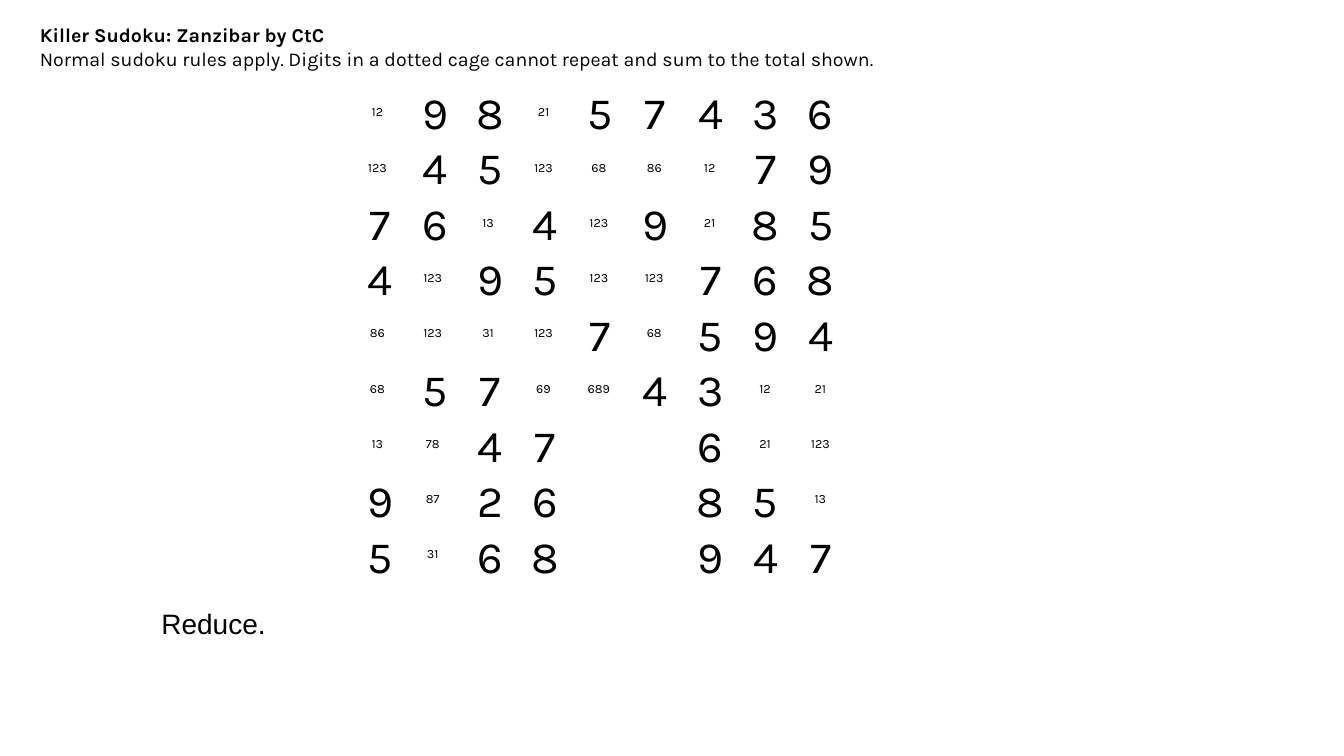
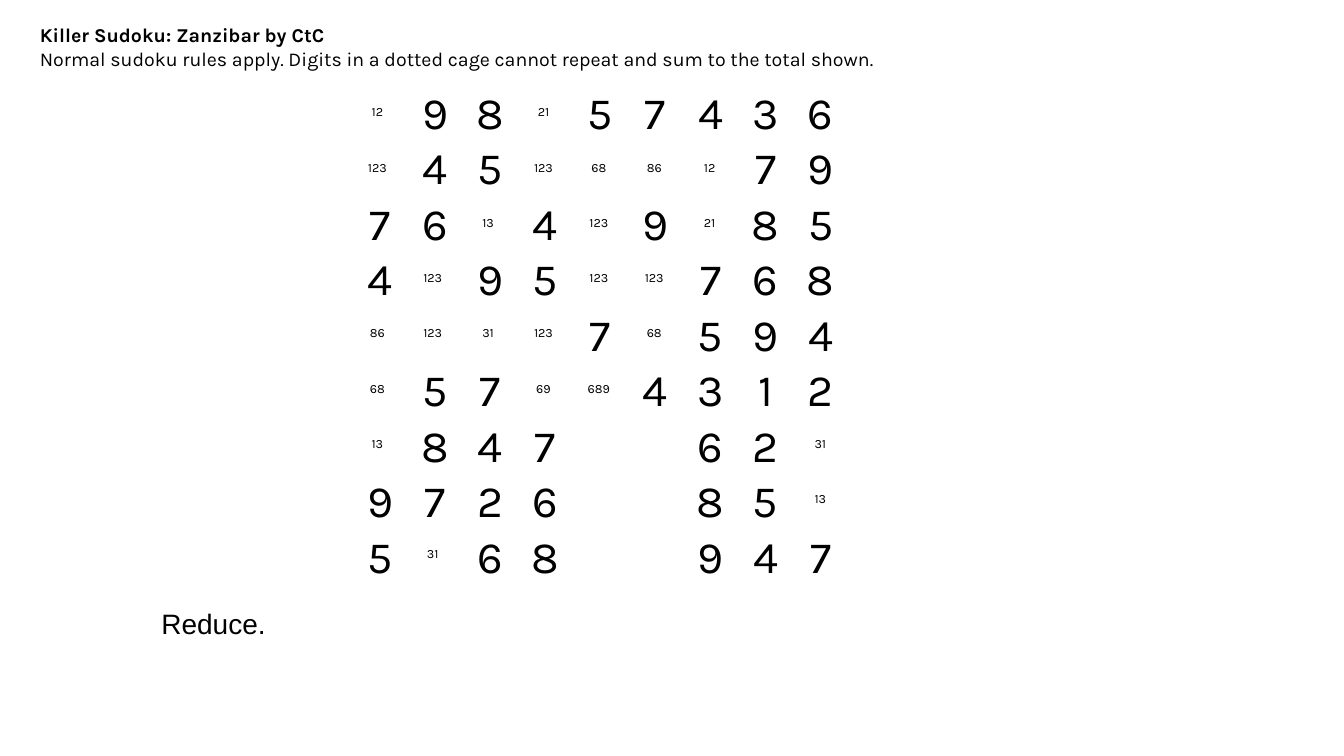
Before and after one commit to jhardis/WSJ_Number_Puzzles, a slide deck: slide 56 of 20261010_1.pptx (slide 55 before the commit). Drawn at 1344x756 pixels with LibreOffice and Linux fonts; fonts in the diff are those of the drawing; background and template pictures are left out. Boxes give left, top, right and bottom in pixels: in the first picture for what was removed or moved away, otherwise in the second. Text is boxed around its words. In the diff, an @@ line names an element or a change of style, - is before the commit and + after.

```diff
--- a/20261010_1.pptx
+++ b/20261010_1.pptx
@@ text added at bbox=[758, 377, 773, 406], 32 pt, text #000000 @@
+1
@@ text removed at bbox=[759, 385, 770, 393] @@
-12
@@ text added at bbox=[808, 377, 834, 406], 32 pt, text #000000 @@
+2
@@ text removed at bbox=[815, 385, 826, 393] @@
-21
@@ text added at bbox=[421, 433, 449, 463], 32 pt, text #000000 @@
+8
@@ text removed at bbox=[426, 440, 440, 448] @@
-78
@@ text added at bbox=[753, 433, 779, 462], 32 pt, text #000000 @@
+2
@@ text removed at bbox=[759, 440, 770, 448] @@
-21
@@ text at bbox=[815, 440, 827, 448]: text changed @@
-123
+31
@@ text added at bbox=[425, 489, 446, 517], 32 pt, text #000000 @@
+7
@@ text removed at bbox=[426, 495, 440, 503] @@
-87
```
Also in this commit, not shown: 13 other slides changed, 3 slides added, 1 slide removed.
